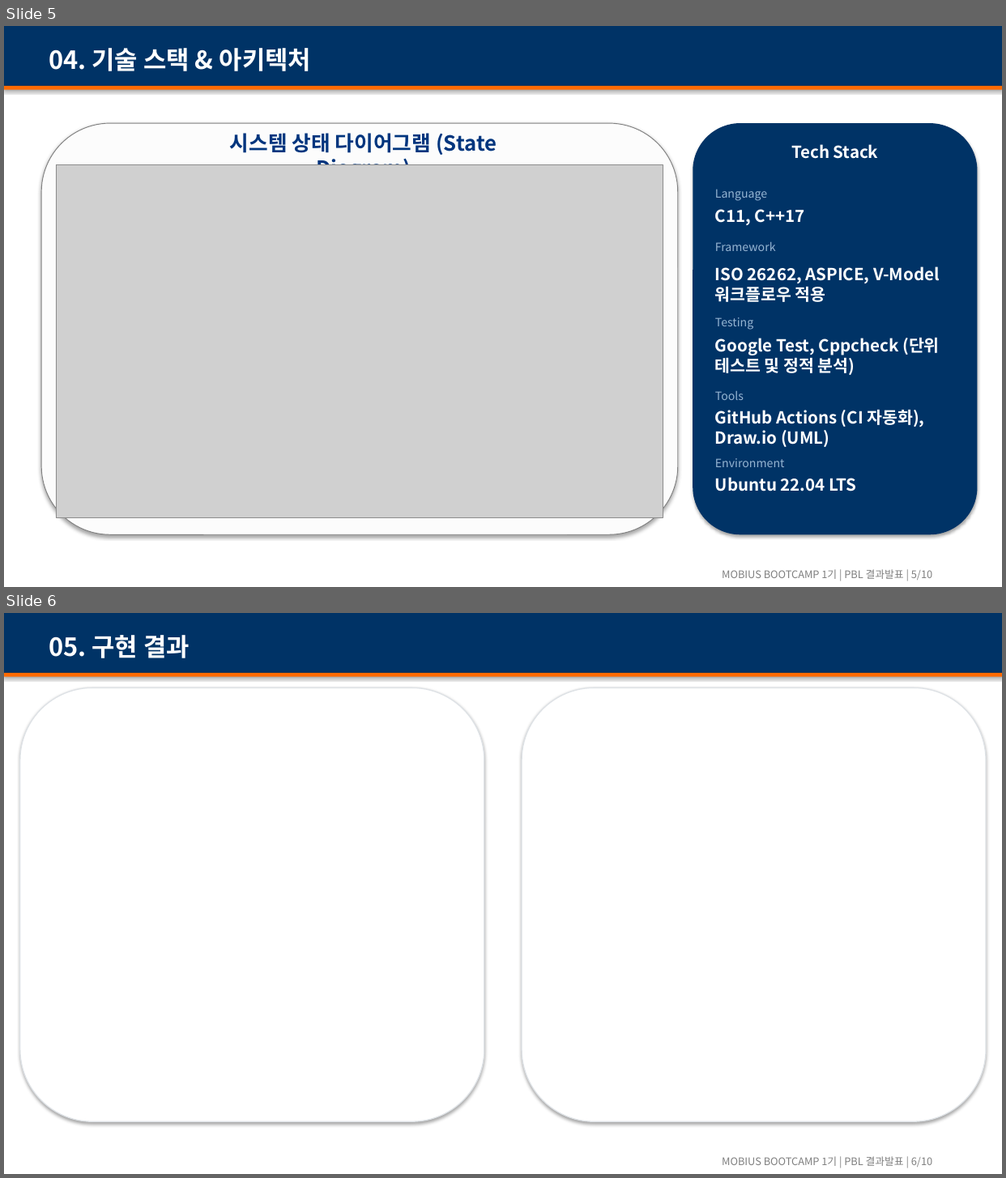
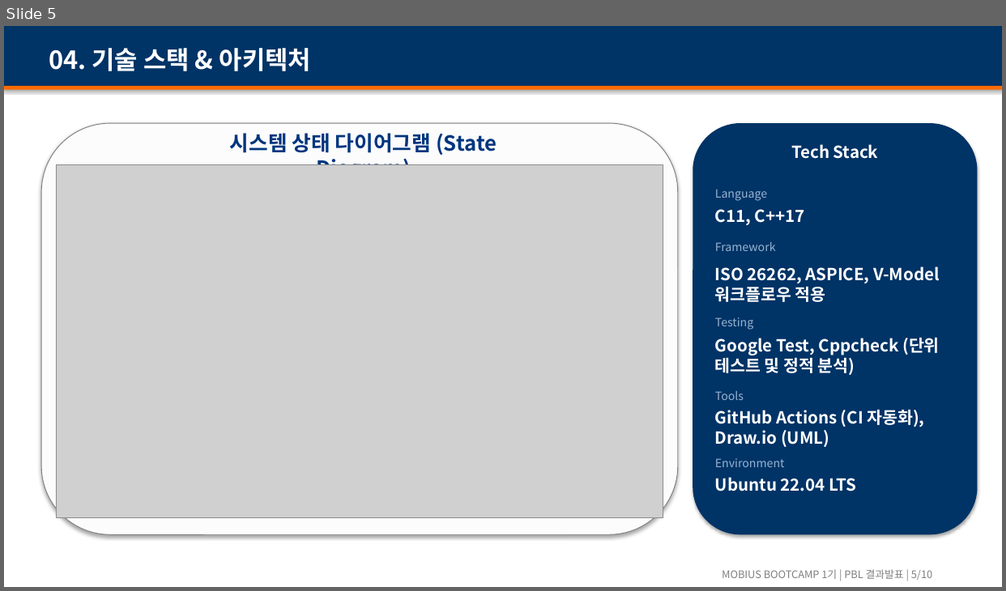
Before and after one commit to codingSkeleton6478/MBP-T05-ChildLock, a slide deck: docs/주제1_5팀_PBL최종_제출자료.pptx. Shown one above the other, each under a label of ours: slides 5 and 6 before the commit, slide 5 after it. The pictures are 1006x1178 and 1006x591 pixels, drawn with LibreOffice and Linux fonts; fonts in the diff are those of the drawing; grey boxes stand for pictures. Boxes give left, top, right and bottom in pixels: in the first picture for what was removed or moved away, otherwise in the second. Text is boxed around its words. In the diff, an @@ line names an element or a change of style, - is before the commit and + after.

```diff
--- a/docs/주제1_5팀_PBL최종_제출자료.pptx
+++ b/docs/주제1_5팀_PBL최종_제출자료.pptx
@@ slide 6 removed at bbox=[4, 613, 1002, 1174], background #FFFFFF @@
@@ rectangle removed at bbox=[4, 613, 1002, 673] @@
@@ text removed at bbox=[49, 635, 189, 658] @@
-05. 구현 결과
@@ rectangle removed at bbox=[4, 673, 1002, 677] @@
@@ rounded rectangle removed at bbox=[19, 688, 484, 1122] @@
@@ rounded rectangle removed at bbox=[522, 688, 986, 1122] @@
@@ text removed at bbox=[722, 1157, 932, 1167] @@
-MOBIUS BOOTCAMP 1기 | PBL 결과발표 | 6/10
```
Also in this commit, not shown: 1 slide added, 5 other files.
